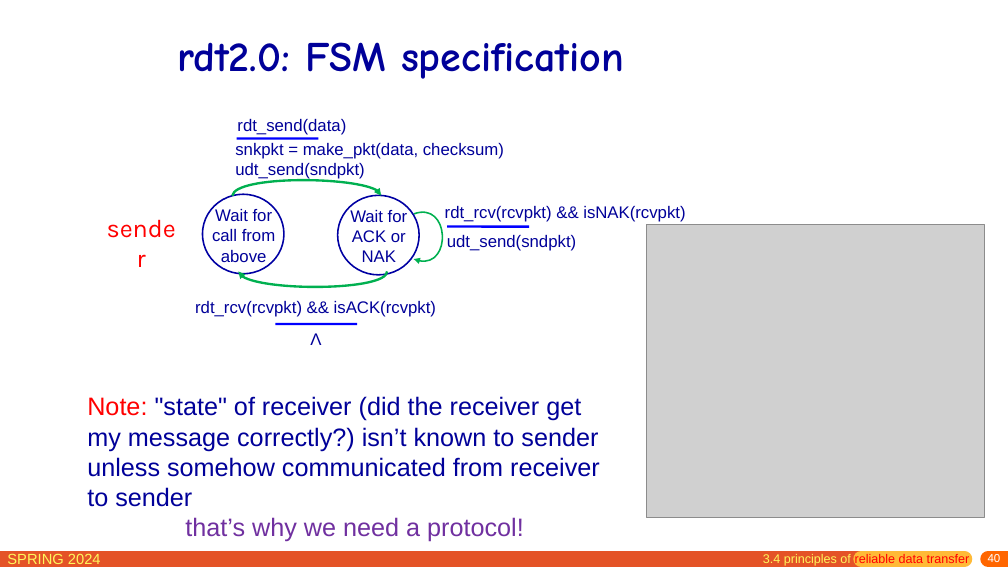
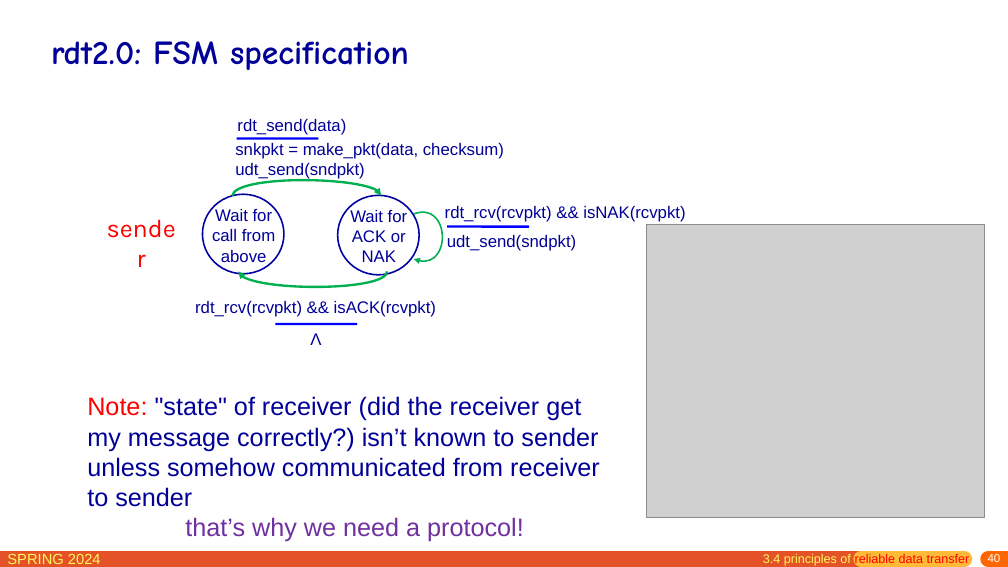
Before and after one commit to network-whu/slides, a slide deck: slide 40 of pptx/chapter3.pptx. Drawn at 1008x567 pixels with LibreOffice and Linux fonts; fonts in the diff are those of the drawing; grey boxes stand for pictures. Boxes give left, top, right and bottom in pixels: in the first picture for what was removed or moved away, otherwise in the second. Text is boxed around its words. In the diff, an @@ line names an element or a change of style, - is before the commit and + after.

```diff
--- a/pptx/chapter3.pptx
+++ b/pptx/chapter3.pptx
@@ title "rdt2.0: FSM specification": place and size @@
-title "rdt2.0: FSM specification" at (178,42,624,79)
+title "rdt2.0: FSM specification" at (51,41,409,70)
@@ title "rdt2.0: FSM specification" at (51,41,409,70): size 40 to 32 pt @@
```
Also in this commit, not shown: 38 other slides changed.
